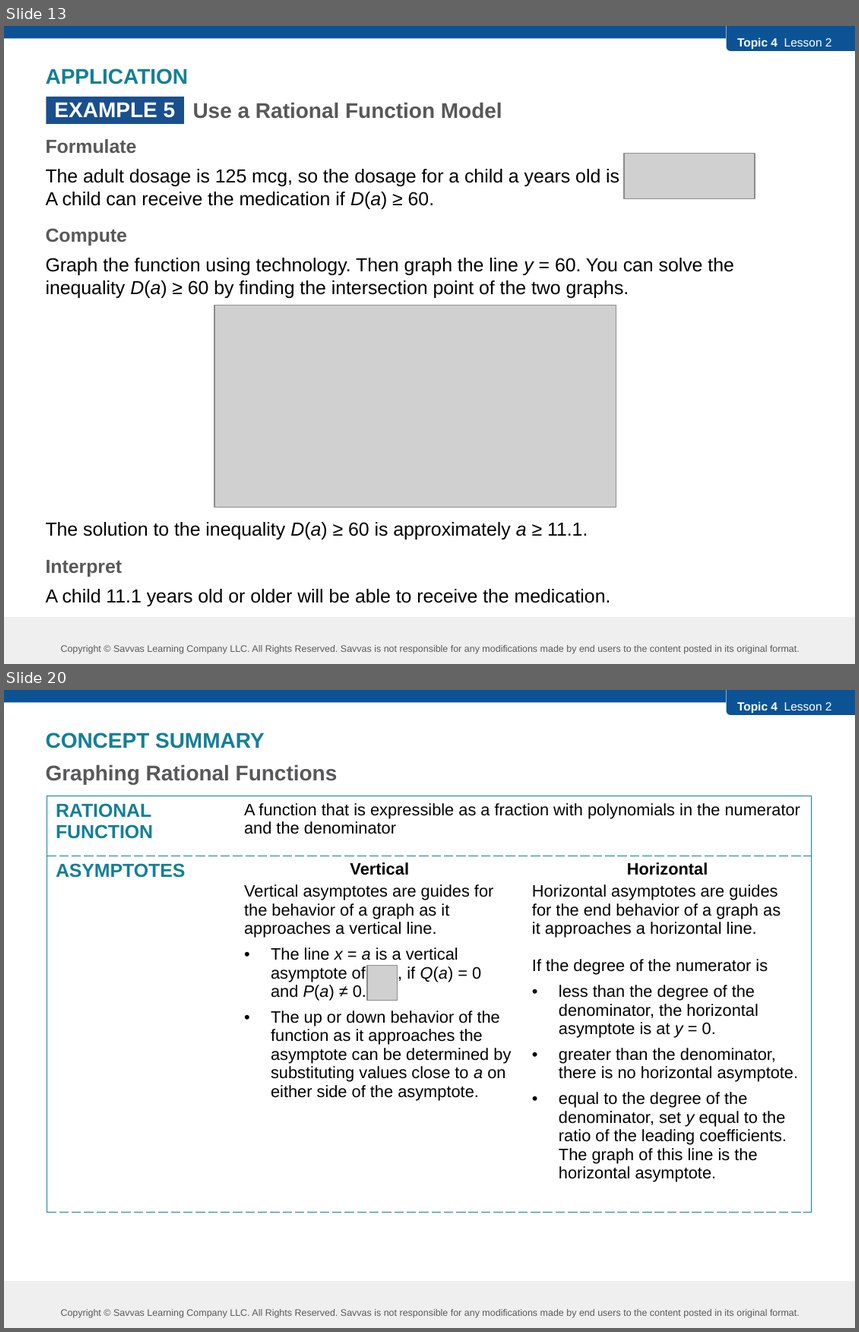
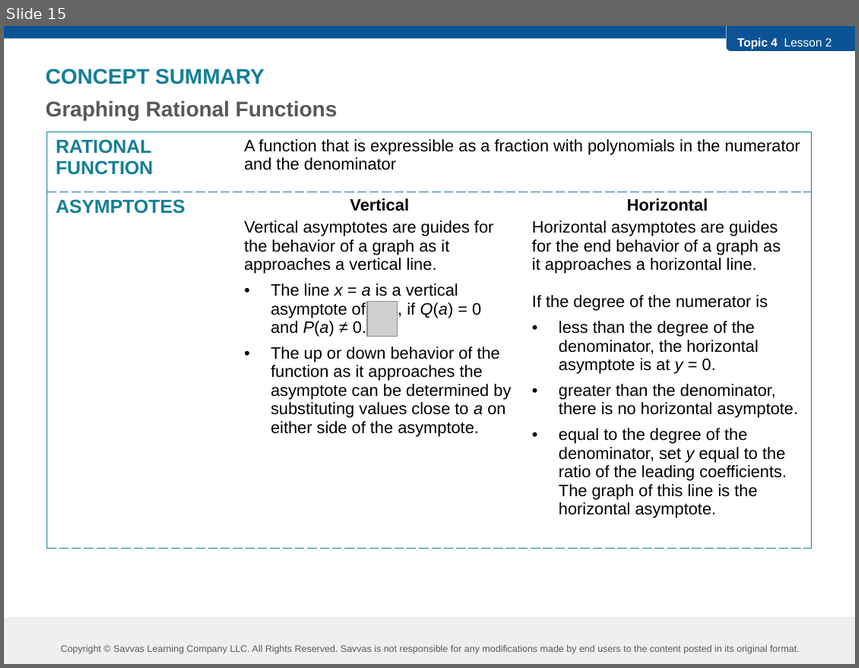
Before and after one commit to robjohncolson/feb25-25, a slide deck: l4-2.pptx. Shown one above the other, each under a label of ours: slides 13 and 20 before the commit, slide 15 after it; the slides between them are not shown. The pictures are 859x1332 and 859x668 pixels, drawn with LibreOffice and Linux fonts; fonts in the diff are those of the drawing; grey boxes stand for pictures. Boxes give left, top, right and bottom in pixels: in the first picture for what was removed or moved away, otherwise in the second. Text is boxed around its words. In the diff, an @@ line names an element or a change of style, - is before the commit and + after.

```diff
--- a/l4-2.pptx
+++ b/l4-2.pptx
@@ slide 13 removed at box(4, 26, 855, 664), background #FFFFFF; not listed: 5 template elements that a slide beside it also shows @@
@@ text removed at box(46, 69, 189, 85) @@
-APPLICATION
@@ text removed at box(46, 102, 734, 607) @@
-Use a Rational Function Model
-Formulate
-The adult dosage is 125 mcg, so the dosage for a child a years old is
-A child can receive the medication if D(a) ≥ 60.
-Compute
-Graph the function using technology. Then graph the line y = 60. You can solve the inequality D(a) ≥ 60 by finding the intersection point of the two graphs.
-The solution to the inequality D(a) ≥ 60 is approximately a ≥ 11.1.
-Interpret
-A child 11.1 years old or older will be able to receive the medication.
@@ rectangle removed at box(47, 97, 184, 124) @@
-EXAMPLE 5
@@ picture removed at box(624, 153, 756, 199) @@
@@ picture removed at box(215, 305, 616, 508) @@
@@ what was slide 20 is now slide 15 @@
```
Also in this commit, not shown: 9 slides changed, 5 slides added, 9 other slides removed, 5 other files.
